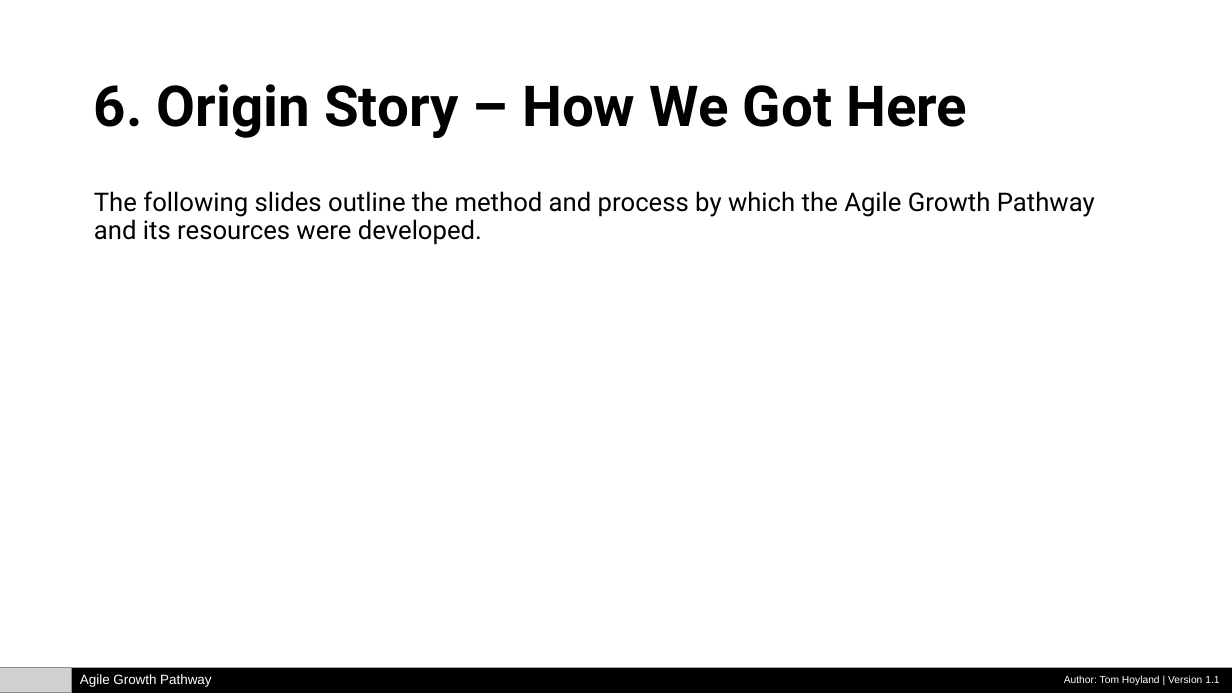
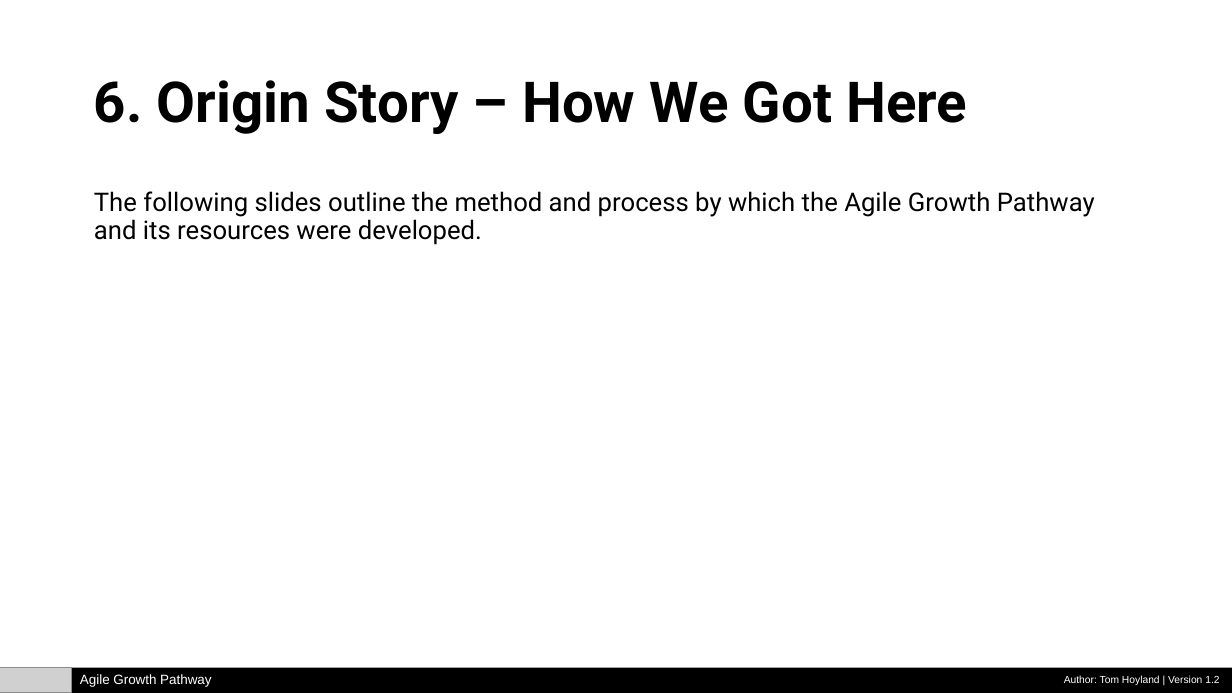
Before and after one commit to tomhoyland/agile-growth-pathway, a slide deck: slide 12 of Agile-Growth-Pathway.pptx. Drawn at 1232x693 pixels with LibreOffice and Linux fonts; fonts in the diff are those of the drawing; grey boxes stand for pictures. Boxes give left, top, right and bottom in pixels: in the first picture for what was removed or moved away, otherwise in the second. Text is boxed around its words. In the diff, an @@ line names an element or a change of style, - is before the commit and + after.

```diff
--- a/Agile-Growth-Pathway.pptx
+++ b/Agile-Growth-Pathway.pptx
@@ title "6. Origin Story – How ..." at [94, 80, 967, 134]: line spacing 1 to 0.9 @@
@@ text at [1064, 676, 1219, 685]: text changed @@
-Author: Tom Hoyland | Version 1.1
+Author: Tom Hoyland | Version 1.2
```
Also in this commit, not shown: 14 other slides changed, 1 other file.
